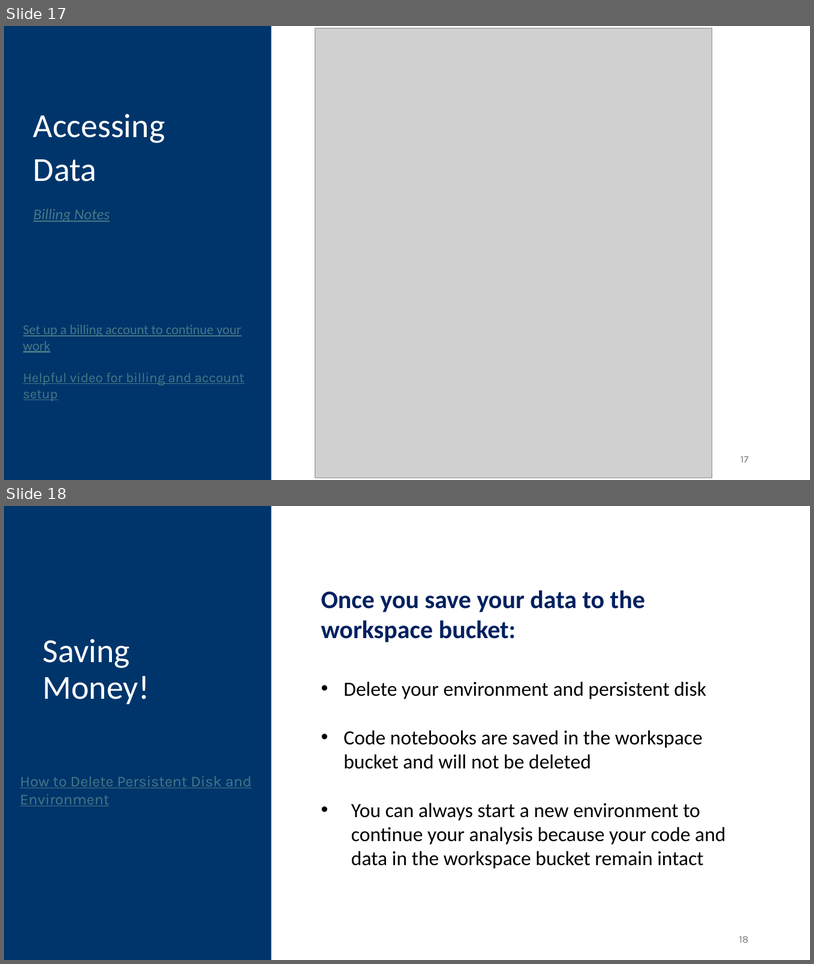
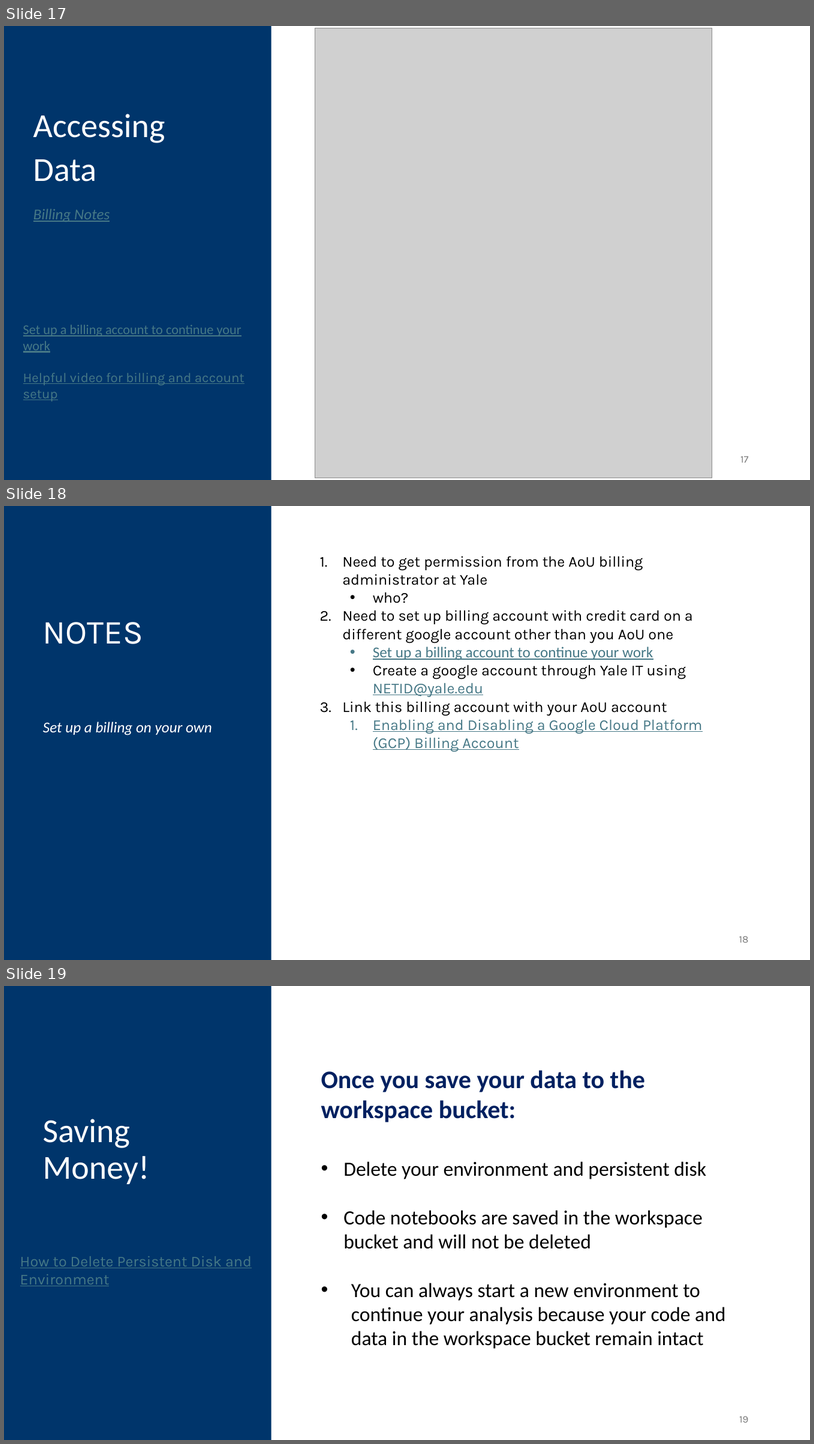
Before and after one commit to CWML/All-of-Us-Training-Resources, a slide deck: Session 1/Intro to All of Us.pptx. Shown one above the other, each under a label of ours: slides 17 and 18 before the commit, slides 17, 18 and 19 after it. The pictures are 814x964 and 814x1444 pixels, drawn with LibreOffice and Linux fonts; fonts in the diff are those of the drawing; grey boxes stand for pictures. Boxes give left, top, right and bottom in pixels: in the first picture for what was removed or moved away, otherwise in the second. Text is boxed around its words. In the diff, an @@ line names an element or a change of style, - is before the commit and + after.

Commit message:
updated Session 2 code and presentation

```diff
--- a/Session 1/Intro to All of Us.pptx
+++ b/Session 1/Intro to All of Us.pptx
@@ slide 18 added at (4,506,810,960), background #FFFFFF; not listed: 1 template element that a slide beside it also shows @@
@@ text added at (342,556,702,751), 18 pt, text #000000 @@
+1. Need to get permission from the AoU billing administrator at Yale
+  • who?
+2. Need to set up billing account with credit card on a different google account other than you AoU one
+  • Set up a billing account to continue your work
+  • Create a google account through Yale IT using NETID@yale.edu
+3. Link this billing account with your AoU account
+  1. Enabling and Disabling a Google Cloud Platform (GCP) Billing Account
@@ text added at (43,622,144,644), 40 pt, text #FFFFFF @@
+NOTES
@@ text added at (43,721,212,735), 18 pt, text #FFFFFF, italic @@
+Set up a billing on your own
@@ page number added at (740,936,749,942), 12 pt, text #797979 @@
+18
@@ what was slide 18 is now slide 19 @@
@@ page number at (740,1416,749,1422): text changed @@
-18
+19
```
Also in this commit, not shown: 10 other files.
